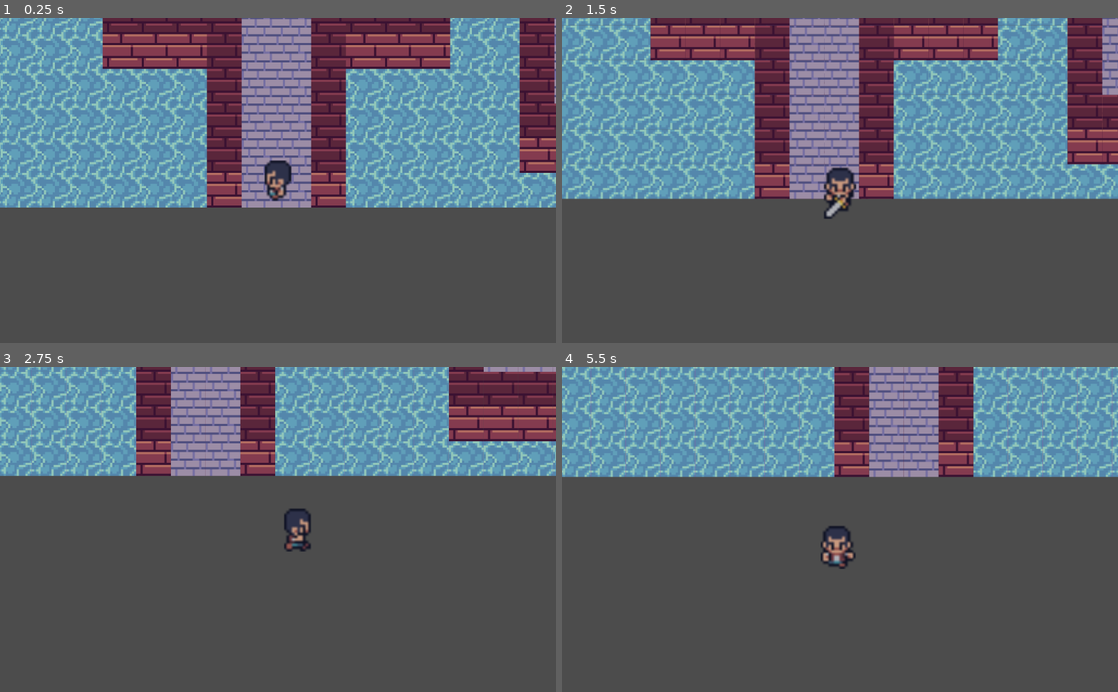
Above: before the commit, frames 1-4 (two rows, left to right).
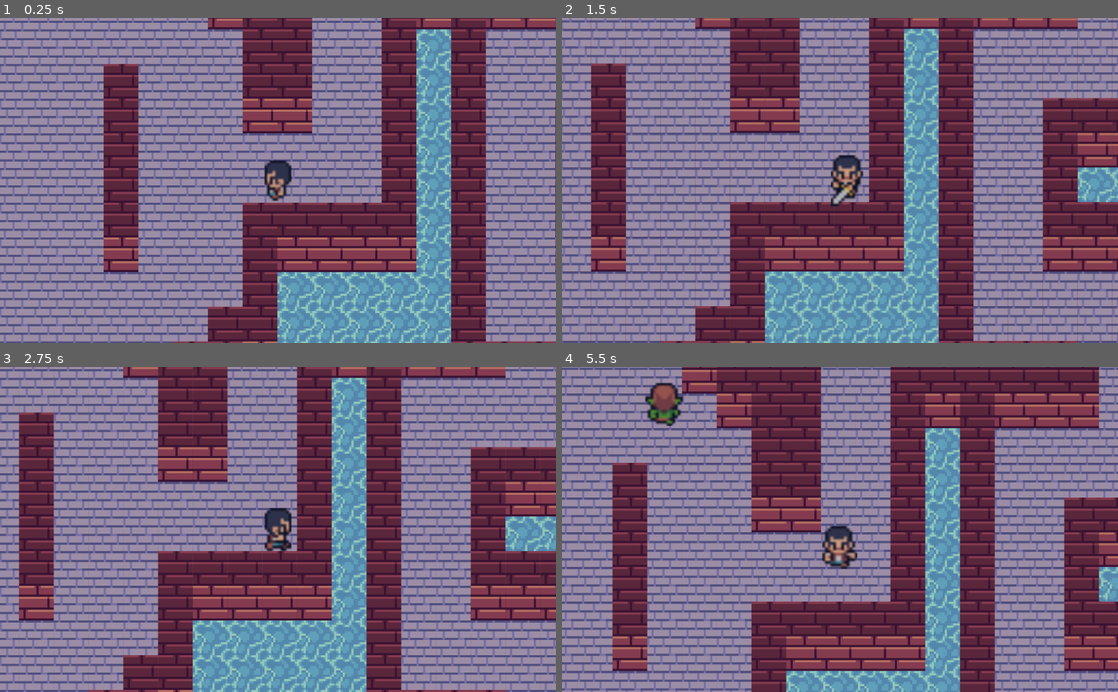
Above: after the commit, the same moments.

Repository: JosepLlimona/Apruebanosprofe
Game: Godot game, scene res://scenes/dungeon1.tscn
Same seed, same stepped clock (60 frames per second), same inputs: the game is played once before the commit and once after it.
Inputs (mouse positions are in pixels of both pictures, inside the frame that each line leads up to):
- Up to frame 1 (0.25 s): no input
- Up to frame 2 (1.5 s): move the mouse to (962, 164) at 0.52 s; hold Right (ui_right) 0.53-1.28 s; click (962, 164) at 0.6 s; move the mouse to (728, 196) at 1.27 s; hold Down (ui_down) from 1.28 s (still down); click (728, 196) at 1.35 s
- Up to frame 3 (2.75 s): move the mouse to (333, 458) at 2.02 s; release Down (ui_down) at 2.03 s; hold Right (ui_right) from 2.03 s (still down); click (333, 458) at 2.1 s
- Up to frame 4 (5.5 s): move the mouse to (812, 594) at 2.77 s; release Right (ui_right) at 2.78 s; hold Up (ui_up) 2.78-3.53 s; click (812, 594) at 2.85 s; move the mouse to (1006, 578) at 3.52 s; hold Left (ui_left) 3.53-5.03 s; click (1006, 578) at 3.6 s; move the mouse to (673, 480) at 4.27 s; click (673, 480) at 4.35 s; move the mouse to (867, 529) at 5.02 s; hold Down (ui_down) from 5.03 s (still down); click (867, 529) at 5.1 s

The runs differ from the first frame. In frame 1, 96% of the frame differs, in the area x 0-100%, y 0-100%; in frame 2, 92%; in frame 3, 98%; in frame 4, 98%.

Commit message:
Enemy movment fet

Diff:
--- /dev/null
+++ b/RPG_GAME/Scenes/Goblin.tscn
@@ -0,0 +1,250 @@
+[gd_scene load_steps=26 format=2]
+
+[ext_resource path="res://Tiny Adventure Pack Plus/Enemies/Goblin/goblin.png" type="Texture" id=1]
+[ext_resource path="res://Scripts/GoblinController.gd" type="Script" id=2]
+
+[sub_resource type="RectangleShape2D" id=2]
+extents = Vector2( 7, 8 )
+
+[sub_resource type="Animation" id=1]
+resource_name = "IdleDown"
+length = 0.8
+loop = true
+step = 0.05
+tracks/0/type = "value"
+tracks/0/path = NodePath("Area2D/Sprite:region_rect")
+tracks/0/interp = 1
+tracks/0/loop_wrap = true
+tracks/0/imported = false
+tracks/0/enabled = true
+tracks/0/keys = {
+"times": PoolRealArray( 0, 0.15, 0.3, 0.45, 0.6, 0.75 ),
+"transitions": PoolRealArray( 0, 0, 0, 0, 0, 0 ),
+"update": 0,
+"values": [ Rect2( 2, 75, 14, 16 ), Rect2( 18, 76, 14, 15 ), Rect2( 34, 77, 14, 14 ), Rect2( 50, 77, 14, 14 ), Rect2( 66, 75, 14, 16 ), Rect2( 82, 75, 14, 16 ) ]
+}
+
+[sub_resource type="Animation" id=3]
+resource_name = "IdleLeft"
+length = 0.8
+loop = true
+step = 0.05
+tracks/0/type = "value"
+tracks/0/path = NodePath("Area2D/Sprite:region_rect")
+tracks/0/interp = 1
+tracks/0/loop_wrap = true
+tracks/0/imported = false
+tracks/0/enabled = true
+tracks/0/keys = {
+"times": PoolRealArray( 0, 0.15, 0.3, 0.45, 0.6, 0.75 ),
+"transitions": PoolRealArray( 0, 0, 0, 0, 0, 0 ),
+"update": 0,
+"values": [ Rect2( 5, 93, 10, 16 ), Rect2( 21, 93, 10, 16 ), Rect2( 37, 95, 10, 14 ), Rect2( 53, 95, 10, 14 ), Rect2( 69, 94, 10, 15 ), Rect2( 85, 93, 10, 16 ) ]
+}
+
+[sub_resource type="Animation" id=4]
+resource_name = "IdleRight"
+length = 0.8
+loop = true
+step = 0.05
+tracks/0/type = "value"
+tracks/0/path = NodePath("Area2D/Sprite:region_rect")
+tracks/0/interp = 1
+tracks/0/loop_wrap = true
+tracks/0/imported = false
+tracks/0/enabled = true
+tracks/0/keys = {
+"times": PoolRealArray( 0, 0.15, 0.3, 0.45, 0.6, 0.75 ),
+"transitions": PoolRealArray( 0, 0, 0, 0, 0, 0 ),
+"update": 0,
+"values": [ Rect2( 3, 111, 10, 16 ), Rect2( 19, 112, 10, 15 ), Rect2( 35, 113, 10, 14 ), Rect2( 51, 113, 10, 14 ), Rect2( 67, 111, 10, 16 ), Rect2( 83, 111, 10, 16 ) ]
+}
+
+[sub_resource type="Animation" id=5]
+resource_name = "IdleUp"
+length = 0.8
+loop = true
+step = 0.05
+tracks/0/type = "value"
+tracks/0/path = NodePath("Area2D/Sprite:region_rect")
+tracks/0/interp = 1
+tracks/0/loop_wrap = true
+tracks/0/imported = false
+tracks/0/enabled = true
+tracks/0/keys = {
+"times": PoolRealArray( 0, 0.15, 0.3, 0.45, 0.6, 0.75 ),
+"transitions": PoolRealArray( 0, 0, 0, 0, 0, 0 ),
+"update": 0,
+"values": [ Rect2( 2, 129, 14, 16 ), Rect2( 18, 130, 14, 15 ), Rect2( 34, 131, 14, 14 ), Rect2( 50, 131, 14, 14 ), Rect2( 66, 129, 14, 16 ), Rect2( 82, 129, 14, 16 ) ]
+}
+
+[sub_resource type="Animation" id=6]
+resource_name = "WalkDown"
+length = 0.5
+loop = true
+step = 0.05
+tracks/0/type = "value"
+tracks/0/path = NodePath("Area2D/Sprite:region_rect")
+tracks/0/interp = 1
+tracks/0/loop_wrap = true
+tracks/0/imported = false
+tracks/0/enabled = true
+tracks/0/keys = {
+"times": PoolRealArray( 0, 0.15, 0.3, 0.45 ),
+"transitions": PoolRealArray( 0, 0, 0, 0 ),
+"update": 0,
+"values": [ Rect2( 2, 147, 14, 16 ), Rect2( 34, 150, 14, 14 ), Rect2( 66, 148, 14, 16 ), Rect2( 82, 150, 14, 14 ) ]
+}
+
+[sub_resource type="Animation" id=7]
+resource_name = "WalkLeft"
+length = 0.8
+loop = true
+step = 0.05
+tracks/0/type = "value"
+tracks/0/path = NodePath("Area2D/Sprite:region_rect")
+tracks/0/interp = 1
+tracks/0/loop_wrap = true
+tracks/0/imported = false
+tracks/0/enabled = true
+tracks/0/keys = {
+"times": PoolRealArray( 0, 0.15, 0.3, 0.45, 0.6, 0.75 ),
+"transitions": PoolRealArray( 0, 0, 0, 0, 0, 0 ),
+"update": 0,
+"values": [ Rect2( 5, 169, 10, 14 ), Rect2( 21, 167, 10, 16 ), Rect2( 36, 166, 11, 16 ), Rect2( 53, 169, 10, 14 ), Rect2( 69, 167, 10, 16 ), Rect2( 84, 166, 11, 16 ) ]
+}
+
+[sub_resource type="Animation" id=8]
+resource_name = "WalkRight"
+length = 0.8
+loop = true
+step = 0.05
+tracks/0/type = "value"
+tracks/0/path = NodePath("Area2D/Sprite:region_rect")
+tracks/0/interp = 1
+tracks/0/loop_wrap = true
+tracks/0/imported = false
+tracks/0/enabled = true
+tracks/0/keys = {
+"times": PoolRealArray( 0, 0.15, 0.3, 0.45, 0.6, 0.75 ),
+"transitions": PoolRealArray( 0, 0, 0, 0, 0, 0 ),
+"update": 0,
+"values": [ Rect2( 3, 185, 11, 16 ), Rect2( 19, 186, 10, 16 ), Rect2( 35, 188, 10, 14 ), Rect2( 51, 185, 11, 16 ), Rect2( 67, 186, 10, 16 ), Rect2( 83, 188, 10, 14 ) ]
+}
+
+[sub_resource type="Animation" id=9]
+resource_name = "WalkUp"
+length = 0.5
+loop = true
+step = 0.05
+tracks/0/type = "value"
+tracks/0/path = NodePath("Area2D/Sprite:region_rect")
+tracks/0/interp = 1
+tracks/0/loop_wrap = true
+tracks/0/imported = false
+tracks/0/enabled = true
+tracks/0/keys = {
+"times": PoolRealArray( 0, 0.15, 0.3, 0.45 ),
+"transitions": PoolRealArray( 0, 0, 0, 0 ),
+"update": 0,
+"values": [ Rect2( 2, 204, 14, 16 ), Rect2( 34, 207, 14, 14 ), Rect2( 66, 205, 14, 16 ), Rect2( 82, 207, 14, 14 ) ]
+}
+
+[sub_resource type="AnimationNodeAnimation" id=10]
+animation = "IdleDown"
+
+[sub_resource type="AnimationNodeAnimation" id=11]
+animation = "IdleUp"
+
+[sub_resource type="AnimationNodeAnimation" id=12]
+animation = "IdleRight"
+
+[sub_resource type="AnimationNodeAnimation" id=13]
+animation = "IdleLeft"
+
+[sub_resource type="AnimationNodeBlendSpace2D" id=14]
+blend_point_0/node = SubResource( 10 )
+blend_point_0/pos = Vector2( 0, 1 )
+blend_point_1/node = SubResource( 11 )
+blend_point_1/pos = Vector2( 0, -1 )
+blend_point_2/node = SubResource( 12 )
+blend_point_2/pos = Vector2( 1.1, 0 )
+blend_point_3/node = SubResource( 13 )
+blend_point_3/pos = Vector2( -1.1, 0 )
+min_space = Vector2( -1.1, -1.1 )
+max_space = Vector2( 1.1, 1.1 )
+blend_mode = 1
+
+[sub_resource type="AnimationNodeAnimation" id=15]
+animation = "WalkDown"
+
+[sub_resource type="AnimationNodeAnimation" id=16]
+animation = "WalkUp"
+
+[sub_resource type="AnimationNodeAnimation" id=17]
+animation = "WalkRight"
+
+[sub_resource type="AnimationNodeAnimation" id=18]
+animation = "WalkLeft"
+
+[sub_resource type="AnimationNodeBlendSpace2D" id=19]
+blend_point_0/node = SubResource( 15 )
+blend_point_0/pos = Vector2( 0, 1 )
+blend_point_1/node = SubResource( 16 )
+blend_point_1/pos = Vector2( 0, -1 )
+blend_point_2/node = SubResource( 17 )
+blend_point_2/pos = Vector2( 1.1, 0 )
+blend_point_3/node = SubResource( 18 )
+blend_point_3/pos = Vector2( -1.1, 0 )
+min_space = Vector2( -1.1, -1.1 )
+max_space = Vector2( 1.1, 1.1 )
+blend_mode = 1
+
+[sub_resource type="AnimationNodeStateMachineTransition" id=20]
+
+[sub_resource type="AnimationNodeStateMachineTransition" id=21]
+
+[sub_resource type="AnimationNodeStateMachine" id=22]
+states/Idle/node = SubResource( 14 )
+states/Idle/position = Vector2( 201, 49 )
+states/Walk/node = SubResource( 19 )
+states/Walk/position = Vector2( 424, 49 )
+transitions = [ "Idle", "Walk", SubResource( 20 ), "Walk", "Idle", SubResource( 21 ) ]
+start_node = "Idle"
+
+[sub_resource type="AnimationNodeStateMachinePlayback" id=23]
+
+[node name="Goblin" type="PathFollow2D"]
+script = ExtResource( 2 )
+
+[node name="Area2D" type="Area2D" parent="."]
+
+[node name="Sprite" type="Sprite" parent="Area2D"]
+texture = ExtResource( 1 )
+region_enabled = true
+region_rect = Rect2( 66, 205, 14, 16 )
+
+[node name="CollisionShape2D" type="CollisionShape2D" parent="Area2D"]
+shape = SubResource( 2 )
+
+[node name="AnimationPlayer" type="AnimationPlayer" parent="Area2D"]
+root_node = NodePath("../..")
+anims/IdleDown = SubResource( 1 )
+anims/IdleLeft = SubResource( 3 )
+anims/IdleRight = SubResource( 4 )
+anims/IdleUp = SubResource( 5 )
+anims/WalkDown = SubResource( 6 )
+anims/WalkLeft = SubResource( 7 )
+anims/WalkRight = SubResource( 8 )
+anims/WalkUp = SubResource( 9 )
+
+[node name="AnimationTree" type="AnimationTree" parent="Area2D"]
+tree_root = SubResource( 22 )
+anim_player = NodePath("../AnimationPlayer")
+parameters/playback = SubResource( 23 )
+parameters/Idle/blend_position = Vector2( -0.0017432, 0.0568966 )
+parameters/Walk/blend_position = Vector2( -0.115056, -0.0663793 )
+
+[node name="RayCast2D" type="RayCast2D" parent="Area2D"]
+enabled = true
+collide_with_areas = true
--- a/RPG_GAME/Scenes/Player.tscn
+++ b/RPG_GAME/Scenes/Player.tscn
@@ -325,7 +325,7 @@
 [node name="Sprite" type="Sprite" parent="."]
 texture = ExtResource( 2 )
 region_enabled = true
-region_rect = Rect2( 117, 5, 22, 14 )
+region_rect = Rect2( 82, 390, 13, 14 )
 
 [node name="CollisionShape2D" type="CollisionShape2D" parent="."]
 shape = SubResource( 1 )
@@ -352,7 +352,6 @@
 [node name="AnimationTree" type="AnimationTree" parent="."]
 tree_root = SubResource( 12 )
 anim_player = NodePath("../AnimationPlayer")
-active = true
 parameters/playback = SubResource( 13 )
 parameters/Attack/blend_position = Vector2( 0, 0 )
 parameters/Idle/blend_position = Vector2( -1.03899, 0.0189655 )
--- /dev/null
+++ b/RPG_GAME/Scripts/GoblinController.gd
@@ -0,0 +1,32 @@
+class_name GoblinController extends PathFollow2D
+
+export var speed = 50
+export var maxDistance = 60
+
+var player
+var moving = true
+
+func _ready():
+	$Area2D/AnimationTree.active = true
+	player = get_parent().get_parent().get_node("Player")
+
+func _physics_process(delta):
+	var playerDir = global_position.direction_to(player.global_position)
+	$Area2D/RayCast2D.cast_to = playerDir * maxDistance
+	$Area2D/RayCast2D.force_raycast_update()
+	if moving:
+		$Area2D/AnimationTree.get("parameters/playback").travel("Walk")
+		var old_pos = position
+		set_offset(get_offset() + speed + delta)
+		var direction = position - old_pos
+		$Area2D/AnimationTree.set("parameters/Idle/blend_position", direction.normalized())
+		$Area2D/AnimationTree.set("parameters/Walk/blend_position", direction.normalized())
+	else:
+		$Area2D/AnimationTree.get("parameters/playback").travel("Idle")
+
+	if $Area2D/RayCast2D.get_collider() != null && $Area2D/RayCast2D.get_collider().name == "Player":
+		moving = false
+		var dir = (player.position - self.position).normalized()
+		$Area2D/AnimationTree.set("parameters/Idle/blend_position", dir)
+	else:
+		moving = true
--- a/RPG_GAME/project.godot
+++ b/RPG_GAME/project.godot
@@ -9,12 +9,18 @@
 config_version=4
 
 _global_script_classes=[ {
+"base": "PathFollow2D",
+"class": "GoblinController",
+"language": "GDScript",
+"path": "res://Scripts/GoblinController.gd"
+}, {
 "base": "KinematicBody2D",
 "class": "PlayerController",
 "language": "GDScript",
 "path": "res://Scripts/PlayerController.gd"
 } ]
 _global_script_class_icons={
+"GoblinController": "",
 "PlayerController": ""
 }
 
--- a/RPG_GAME/scenes/dungeon1.tscn
+++ b/RPG_GAME/scenes/dungeon1.tscn
@@ -1,7 +1,13 @@
-[gd_scene load_steps=3 format=2]
+[gd_scene load_steps=5 format=2]
 
 [ext_resource path="res://dungeon.tres" type="TileSet" id=1]
 [ext_resource path="res://Scenes/Player.tscn" type="PackedScene" id=2]
+[ext_resource path="res://Scenes/Goblin.tscn" type="PackedScene" id=3]
+
+[sub_resource type="Curve2D" id=1]
+_data = {
+"points": PoolVector2Array( 0, 0, 0, 0, -960, -147, 0, 0, 0, 0, -981, 45, 0, 0, 0, 0, -812, 62, 0, 0, 0, 0, -793, 160, 0, 0, 0, 0, -693, 238, 0, 0, 0, 0, -672, 321, 0, 0, 0, 0, -491, 331, 0, 0, 0, 0, -391, 207, 0, 0, 0, 0, -308, 95, 0, 0, 0, 0, -301, -242, 0, 0, 0, 0, -489, -440, 0, 0, 0, 0, -672, -435, 0, 0, 0, 0, -960, -147 )
+}
 
 [node name="TileMap" type="TileMap"]
 modulate = Color( 0.784314, 0.784314, 0.784314, 1 )
@@ -11,5 +17,14 @@
 tile_data = PoolIntArray( -4980765, 4, 0, -4980764, 4, 0, -4980763, 4, 0, -4980762, 1, 0, -4980761, 1, 0, -4980760, 1,  …(107939 unchanged characters)…
 
 [node name="Player" parent="." instance=ExtResource( 2 )]
-position = Vector2( 451, 590 )
+position = Vector2( -191, -40.9999 )
 scale = Vector2( 5, 5 )
+
+[node name="Path2D" type="Path2D" parent="."]
+curve = SubResource( 1 )
+
+[node name="Goblin" parent="Path2D" instance=ExtResource( 3 )]
+position = Vector2( -960, -147 )
+scale = Vector2( 5, 5 )
+rotate = false
+speed = 5
Binary file added: RPG_GAME/Tiny Adventure Pack Plus/Enemies/Goblin/goblin.png
Not shown, added: RPG_GAME/Tiny Adventure Pack Plus/Enemies/Goblin/goblin.png.import
